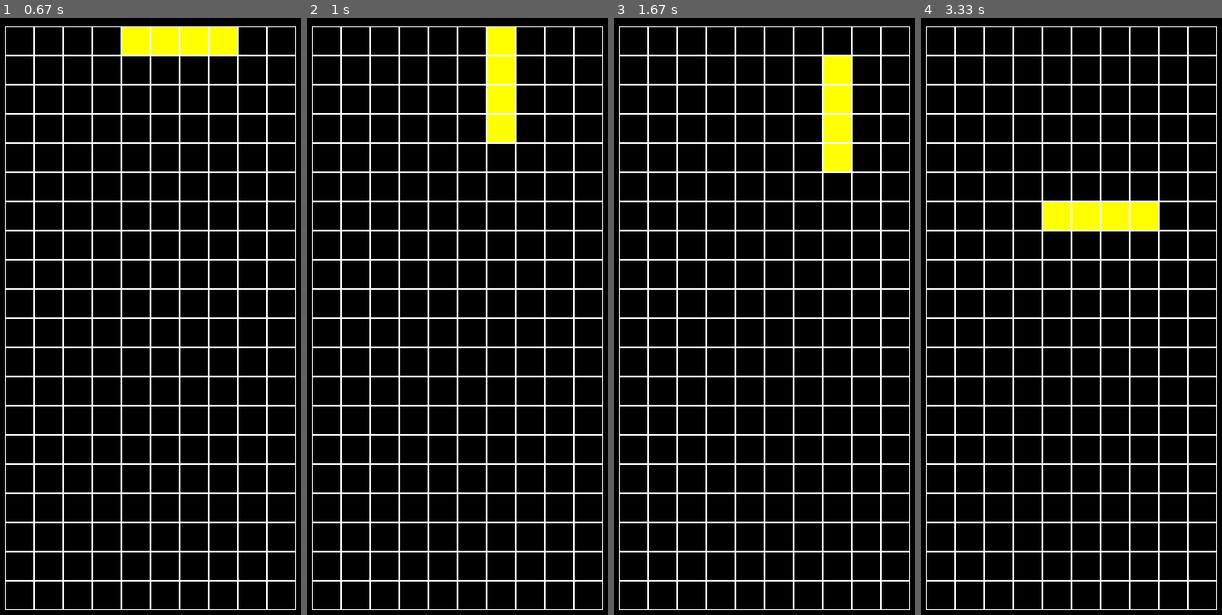
Above: before the commit, frames 1-4 (left to right).
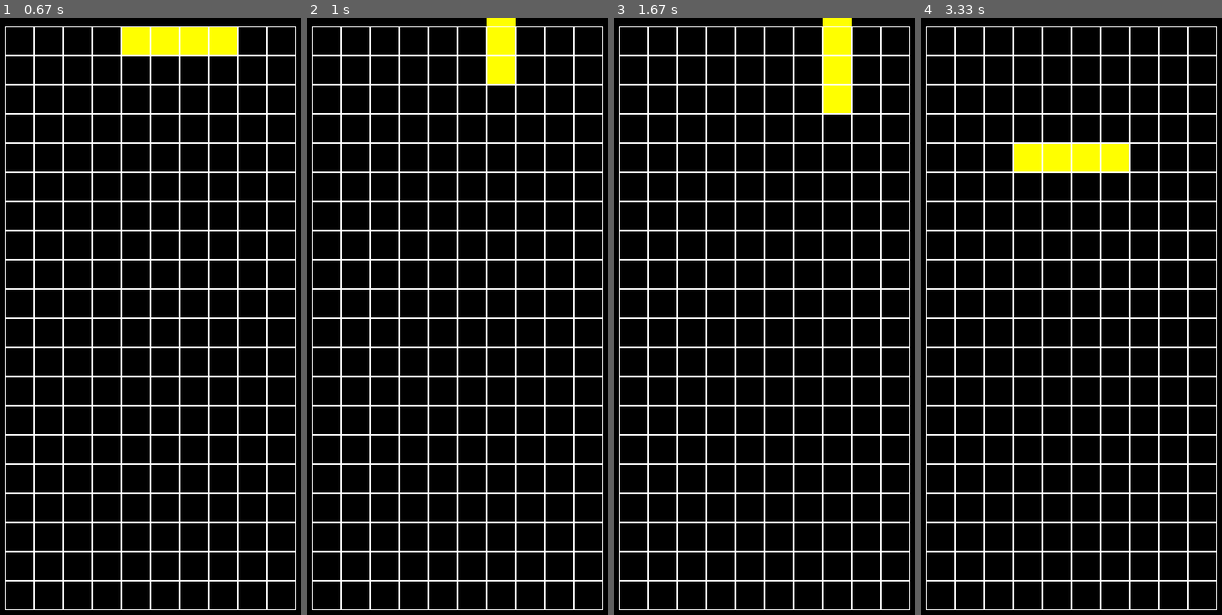
Above: after the commit, the same moments.

Repository: Veter-ok/pygame-tetris
Game: pygame game, started from main.py
Two runs of this game, one before a commit and one after it. Both use one fixed random seed, a clock stepped at 60 frames per second and the inputs below.
Inputs:
- Up to frame 1 (0.67 s): hold Right from 0.33 s (still down)
- Up to frame 2 (1 s): release Right at 0.8 s; hold Up from 0.83 s (still down)
- Up to frame 3 (1.67 s): release Up at 1.13 s; hold Right 1.17-1.63 s
- Up to frame 4 (3.33 s): hold Left 1.67-2.2 s; hold Down 2.23-2.53 s; hold Left 2.57-2.97 s; hold Up from 3 s (still down)

Frame 1 is identical in both runs. In frame 2, 1.0% of the frame differs, in the area x 59-70%, y 0-21%; in frame 3, 1.4%; in frame 4, 3.4%, in the area x 30-79%, y 21-36%.

Commit message:
Fix bugs. Now row disappear if it's full

Diff:
--- a/blocks.py
+++ b/blocks.py
@@ -86,14 +86,52 @@
 	def rotate(self):
 		if self.direction == 1:
 			x = self.positions[2][0]
-			for index, pos in enumerate(self.positions):
-				self.positions[index] = [x, pos[1] + index]
+			self.positions[0] = [x, self.positions[0][1] - 2]
+			self.positions[1] = [x, self.positions[1][1] - 1]
+			self.positions[2] = [x, self.positions[2][1]]
+			self.positions[3] = [x, self.positions[3][1] + 1]
 			self.direction = 2
 		elif self.direction == 2:
-			y = self.positions[2][1]
-			for index, pos in enumerate(self.positions):
-				if index < 2:
-					self.positions[index] = [pos[0] - index, y]
-				else:
-					self.positions[index] = [pos[0] + index - 1, y]
+			x, y = self.positions[2]
+			if x + 1 == WIDTH:
+				self.positions[0] = [x - 3, y]
+				self.positions[1] = [x - 2, y]
+				self.positions[2] = [x - 1, y]
+				self.positions[3] = [x, y]
+			elif x == 0:
+				self.positions[0] = [x, y]
+				self.positions[1] = [x + 1, y]
+				self.positions[2] = [x + 2, y]
+				self.positions[3] = [x + 3, y]
+			else:
+				self.positions[0] = [x - 2, y]
+				self.positions[1] = [x - 1, y]
+				self.positions[2] = [x, y]
+				self.positions[3] = [x + 1, y]
 			self.direction = 3
+		elif self.direction == 3:
+			x = self.positions[1][0]
+			self.positions[0] = [x, self.positions[0][1] - 1]
+			self.positions[1] = [x, self.positions[1][1]]
+			self.positions[2] = [x, self.positions[2][1] + 1]
+			self.positions[3] = [x, self.positions[3][1] + 2]
+			self.direction = 4
+		elif self.direction == 4:
+			x, y = self.positions[1]
+			if x + 1 == WIDTH:
+				self.positions[0] = [x - 3, y]
+				self.positions[1] = [x - 2, y]
+				self.positions[2] = [x - 1, y]
+				self.positions[3] = [x, y]
+			elif x == 0:
+				self.positions[0] = [x, y]
+				self.positions[1] = [x + 1, y]
+				self.positions[2] = [x + 2, y]
+				self.positions[3] = [x + 3, y]
+			else:
+				self.positions[0] = [x - 1, y]
+				self.positions[1] = [x, y]
+				self.positions[2] = [x + 1, y]
+				self.positions[3] = [x + 2, y]
+			self.direction = 1
+		# print("---->", self.positions)
--- a/board.py
+++ b/board.py
@@ -42,6 +42,19 @@
                     x * self.cell_size + self.left, y * self.cell_size + self.top, self.cell_size,
                     self.cell_size), 1)
 
+	def update(self):
+		while [1] * self.width in self.board:
+			full_row = 0
+			for y, row in enumerate(self.board):
+				if row == [1] * self.width:
+					full_row = y
+					break
+			index = full_row
+			while index != 0:
+				self.board[index] = self.board[index - 1].copy()
+				index -= 1
+
+
 	def add_block(self, postions, color):
 		for postion in postions:
 			x, y = postion
--- a/main.py
+++ b/main.py
@@ -30,8 +30,6 @@
 		for event in pygame.event.get():
 			if event.type == pygame.QUIT:
 				running = False
-			if event.type == pygame.MOUSEBUTTONDOWN:
-				print(board.get_cell(event.pos))
 			elif event.type == pygame.KEYDOWN:
 				if event.key == pygame.K_RIGHT:
 					block.move("RIGHT")
@@ -49,6 +47,7 @@
 		if block.isFall(board.minPoint(block_positions)):
 			board.add_block(block_positions, block.get_color())
 			block = choice(blocks)(choice(colors))
+			board.update()
 		block.render(screen)
 		board.render(screen)
 		pygame.display.flip()
